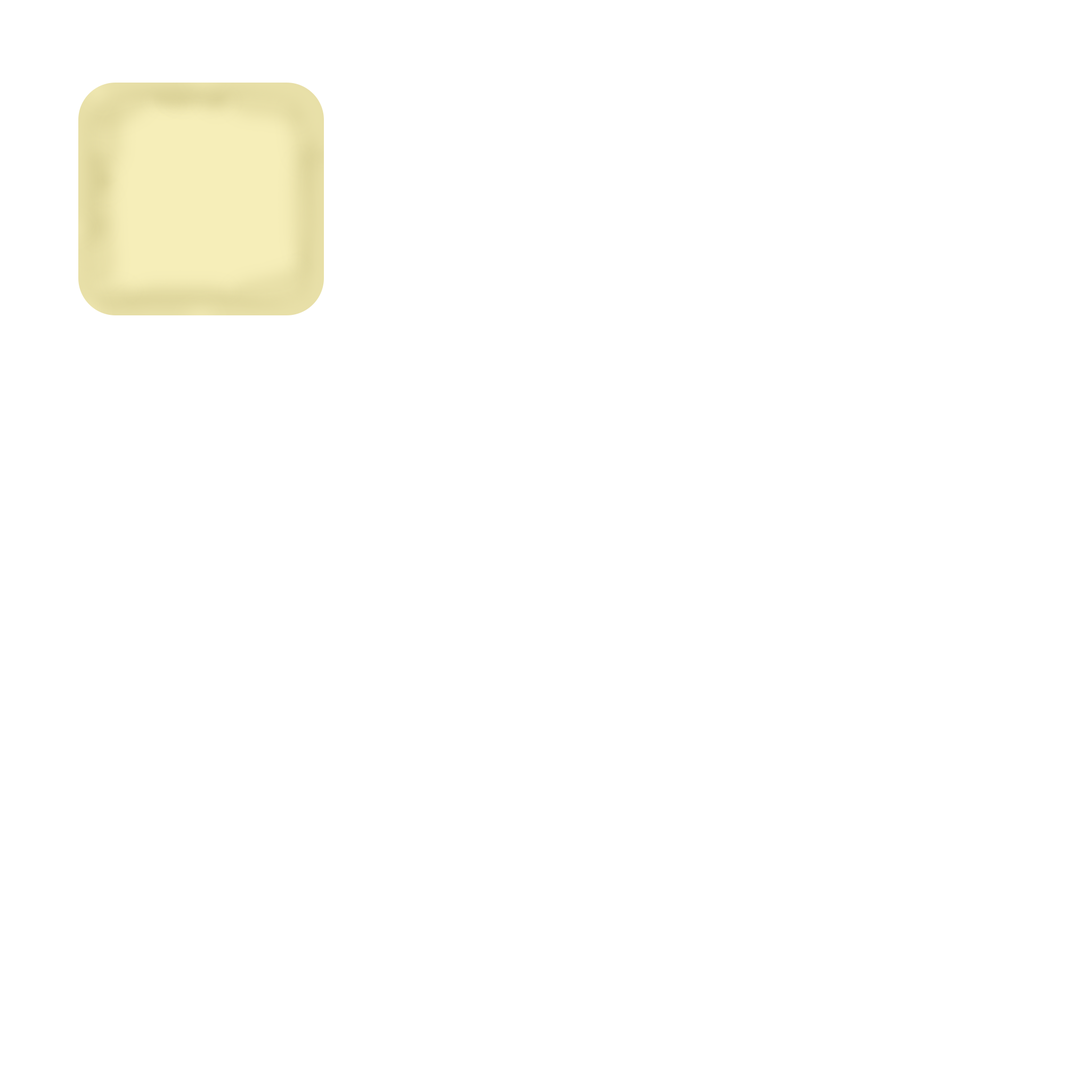
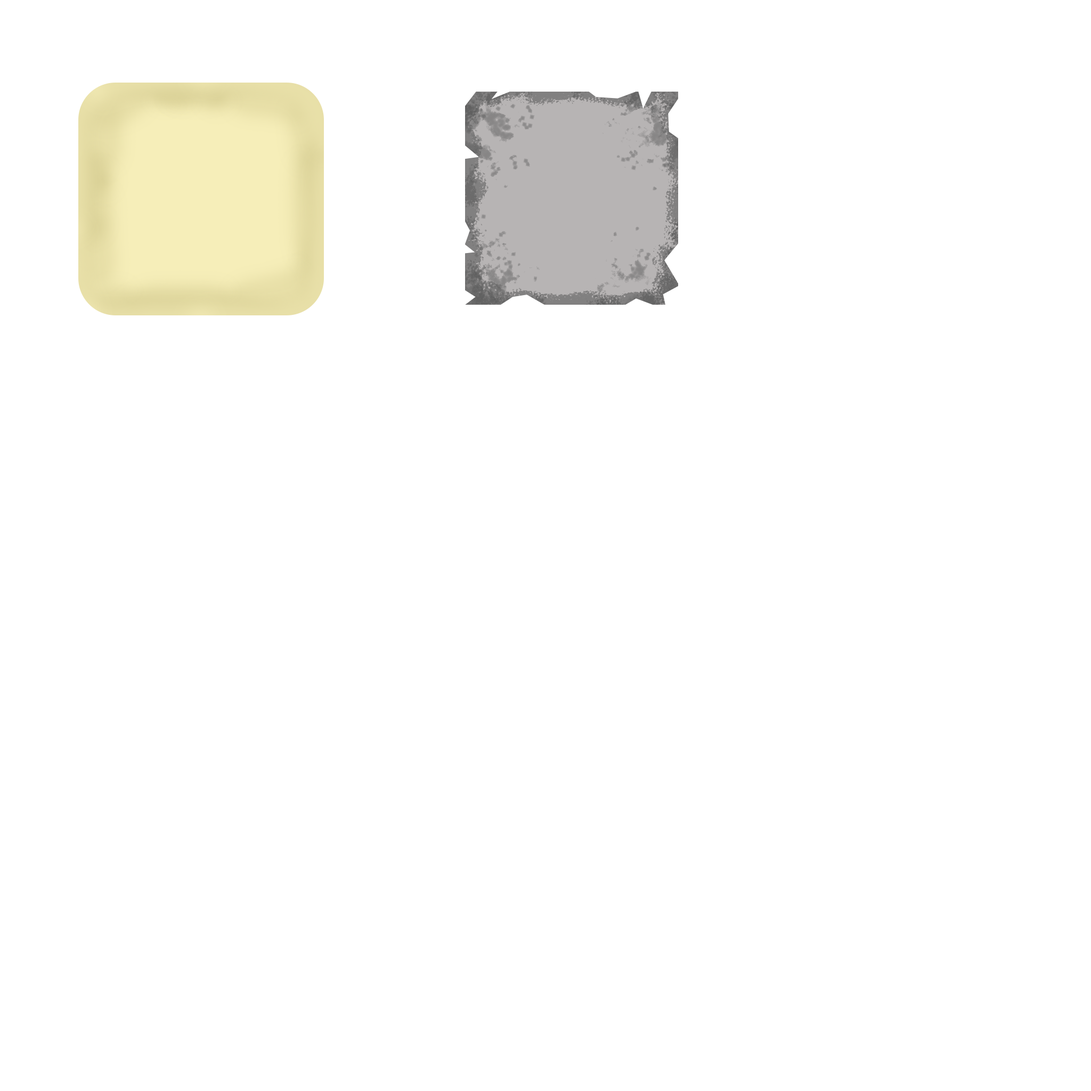
The second 1091 x 1091 image is a revision of the first. Changes to its layers:
added layer "Chara Name Box Sprite" above "Dialogue Box Sprite" over [465, 91, 679, 305]
